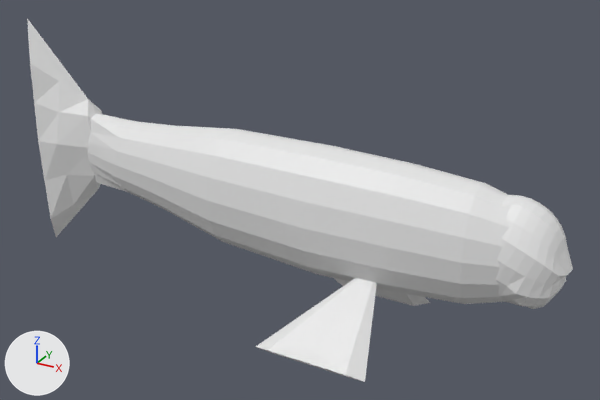
Renders of the Blender file DementiaVRExperience/Assets/Models/Fish.blend from each side of a commit.
Before and after are seen from a camera (50 mm lens) standing at (1.85, -1.783, 1.019) and looking at (0.862, 0.012, 0.121). Every picture has the same lights, and +X, +Y and +Z are marked at lower left.

The first picture shows 'Body', 'Fin 1', 'Fin 2', 'Head', 'Tail'.
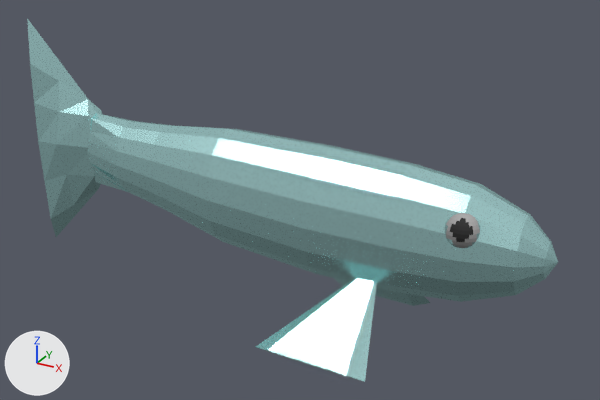
Commit message: added fish

Boxes [x1, y1, x2, y2] around the edits, measured in the pictures (600 x 400 px; the box of a moved part takes in the faces that stretch with it):
'Body', reshaped (11% wider): before [88, 113, 510, 304]; after [88, 113, 558, 302]
'Tail', recoloured (grey to cyan): [27, 18, 102, 237] in both
'Fin 2', recoloured: [256, 278, 377, 382] in both
'Head', deleted: before [496, 195, 573, 309]
'Sphere', added: after [445, 213, 480, 248]
    faces in mat_material_002: [445, 213, 480, 248]
    faces in mat_material_003: [450, 218, 473, 242]
'Fin 1', recoloured (grey to cyan): [334, 278, 430, 306] in both
part 1 of me_cylinder_001, moved or reshaped: before [388, 164, 510, 304]; after [388, 164, 558, 302]
part 2 of me_cylinder_001, recoloured (white to cyan): [88, 113, 414, 292] in both

Patch to the scene script:
```diff
--- a/DementiaVRExperience/Assets/Models/Fish.blend.py
+++ b/DementiaVRExperience/Assets/Models/Fish.blend.py
@@ mat_material_004 @@
+mat_material_004 = bpy.data.materials.new('Material.004')
+mat_material_004.use_nodes = True; mat_material_004.node_tree.nodes.clear()
+_N = mat_material_004.node_tree.nodes; _L = mat_material_004.node_tree.links
+n0 = _N.new('ShaderNodeOutputMaterial'); n0.name = 'Material Output'
+n1 = _N.new('ShaderNodeBsdfAnisotropic'); n1.name = 'Glossy BSDF'
+n1.distribution = 'GGX'
+n1.inputs[0].default_value = (0.604, 1.0, 1.0, 1.0)  # 'Color', cyan #ccffff
+n1.inputs[1].default_value = 0.231  # 'Roughness'
+_L.new(n1.outputs[0], n0.inputs[0])  # 'BSDF' to 'Surface'
@@ mat_material_002 @@
+mat_material_002 = bpy.data.materials.new('Material.002')
+mat_material_002.use_nodes = True; mat_material_002.node_tree.nodes.clear()
+_N = mat_material_002.node_tree.nodes; _L = mat_material_002.node_tree.links
+n0 = _N.new('ShaderNodeOutputMaterial'); n0.name = 'Material Output'
+n1 = _N.new('ShaderNodeBsdfAnisotropic'); n1.name = 'Glossy BSDF'
+n1.distribution = 'GGX'
+n1.inputs[1].default_value = 0.0  # 'Roughness'
+_L.new(n1.outputs[0], n0.inputs[0])  # 'BSDF' to 'Surface'
@@ mat_material_003 @@
+mat_material_003 = bpy.data.materials.new('Material.003')
+mat_material_003.use_nodes = True; mat_material_003.node_tree.nodes.clear()
+_N = mat_material_003.node_tree.nodes; _L = mat_material_003.node_tree.links
+n0 = _N.new('ShaderNodeOutputMaterial'); n0.name = 'Material Output'
+n1 = _N.new('ShaderNodeBsdfAnisotropic'); n1.name = 'Glossy BSDF'
+n1.distribution = 'GGX'
+n1.inputs[0].default_value = (0.0835, 0.0835, 0.0835, 1.0)  # 'Color', dark grey #525252
+n1.inputs[1].default_value = 0.0  # 'Roughness'
+_L.new(n1.outputs[0], n0.inputs[0])  # 'BSDF' to 'Surface'
@@ me_cylinder_001 @@
 # used by ob_body; location = (0.944, -0.001, 0.125); rotation_euler = (0.0, 1.571, 0.0), in degrees (0, 90, 0); scale = (0.835, 0.564, 1.0)
-me_cylinder_001.from_pydata(...)  # 160 vertices, 146 faces; spans x -0.201..0.231, y -0.214..0.217, z -0.775..0.548
+me_cylinder_001.from_pydata(...)  # 145 vertices, 145 faces; spans x -0.201..0.231, y -0.214..0.217, z -0.775..0.607
+# me_cylinder_001 part 1
+# 16 vertices are removed from x -0.12..0.126, y -0.129..0.118, z 0.548
+# 17 faces are deleted
+# 48 vertices move from x -0.173..0.204, y -0.187..0.19, z 0.41..0.52 to x -0.169..0.199, y -0.182..0.185, z 0.398..0.584
+# 1 vertex is added at (0.013, 0.002, 0.607)
+# 16 new faces join them
+# me_cylinder_001 part 2: 129 faces spanning x -0.201..0.231, y -0.214..0.217, z -0.775..0.584 switch from no material to mat_material_004
@@ me_cone @@
 me_cone.from_pydata(...)  # 33 vertices, 32 faces; spans x -1.2..1.22, y -0.2..0.21, z -0.4..0.49
+me_cone.materials.append(mat_material_004)
@@ me_cone_001 @@
 me_cone_001.from_pydata(...)  # 9 vertices, 10 faces; spans x -0.214..0.186, y -0.028..0.025, z -0.053..0.332
+me_cone_001.materials.append(mat_material_004)
@@ me_cone_002 @@
 me_cone_002.from_pydata(...)  # 9 vertices, 10 faces; spans x -0.214..0.186, y -0.028..0.025, z -0.053..0.332
+me_cone_002.materials.append(mat_material_004)
@@ ob_head @@
-ob_head = bpy.data.objects.new('Head', me_sphere)
@@ ob_sphere @@
+ob_sphere = bpy.data.objects.new('Sphere', me_sphere_003)  # 964 vertices, 1024 faces; spans x -1.0..1.0, y -3.45..1.0, z -1.0..1.0
+ob_sphere.location = (1.338, 0.061, 0.174)
+ob_sphere.scale = (0.0496, 0.0496, 0.0496)
```
